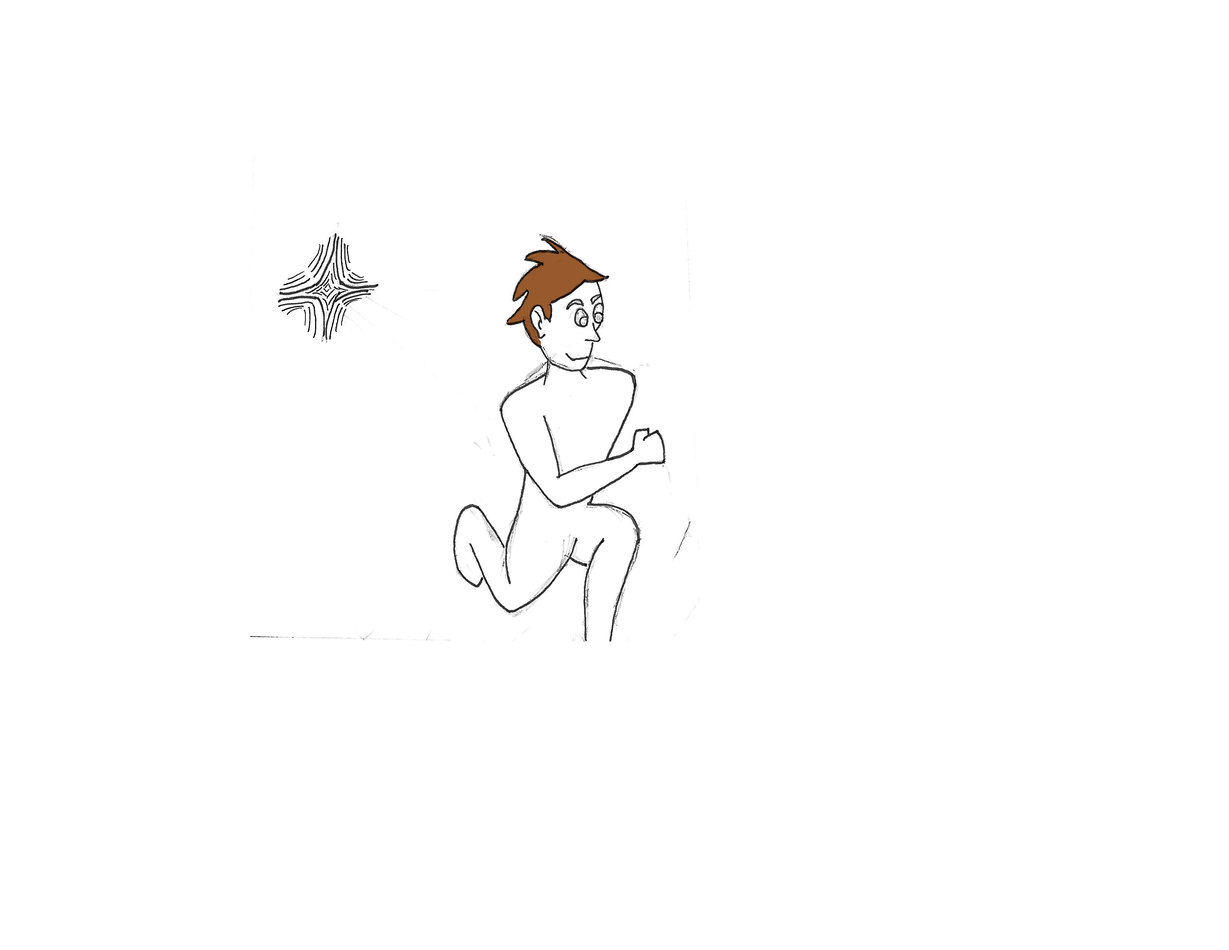
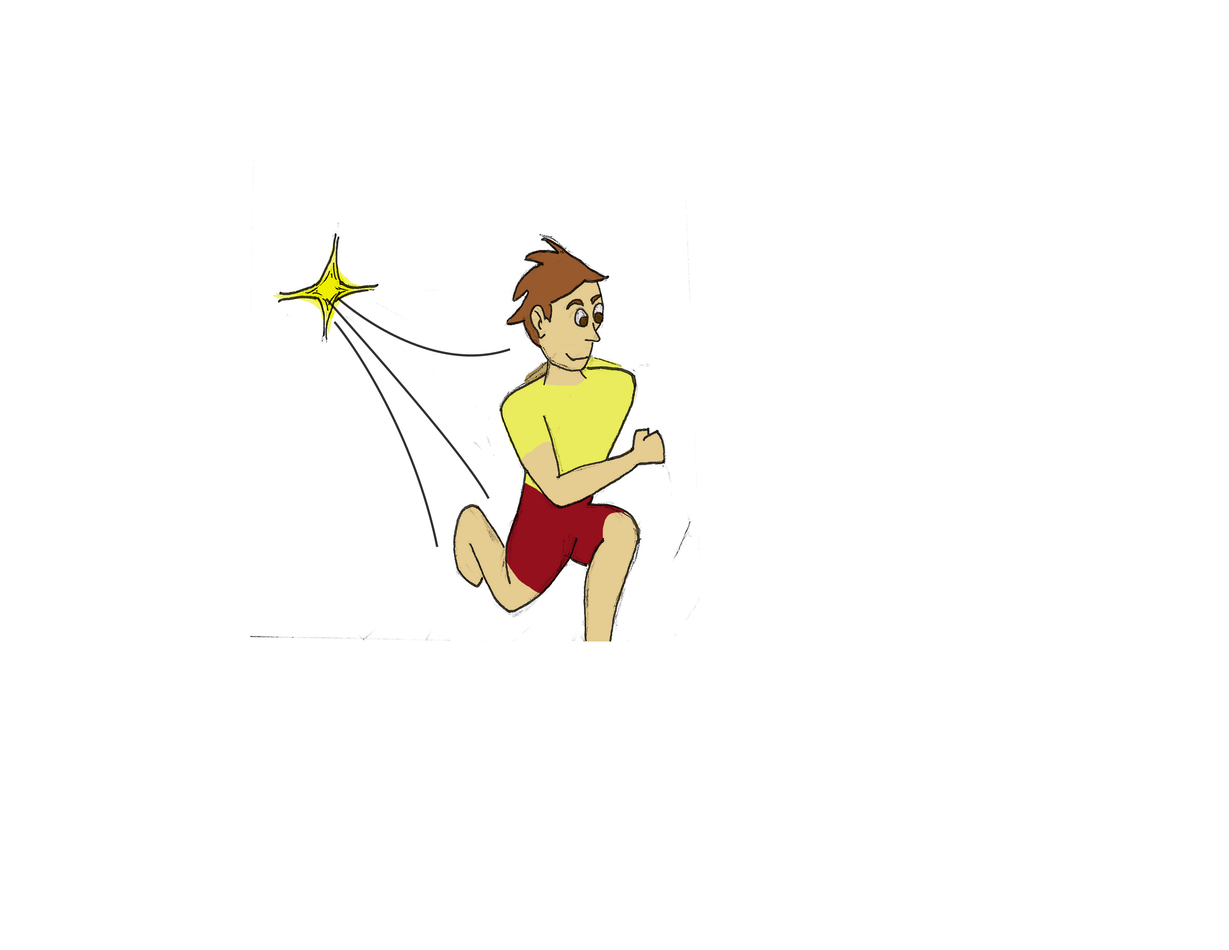
Layer changes from the first 1229px x 950px image to the second:
painted on "Runner" over (272, 234, 380, 348)
painted on "RunnerBG #1" over (272, 236, 665, 642)
